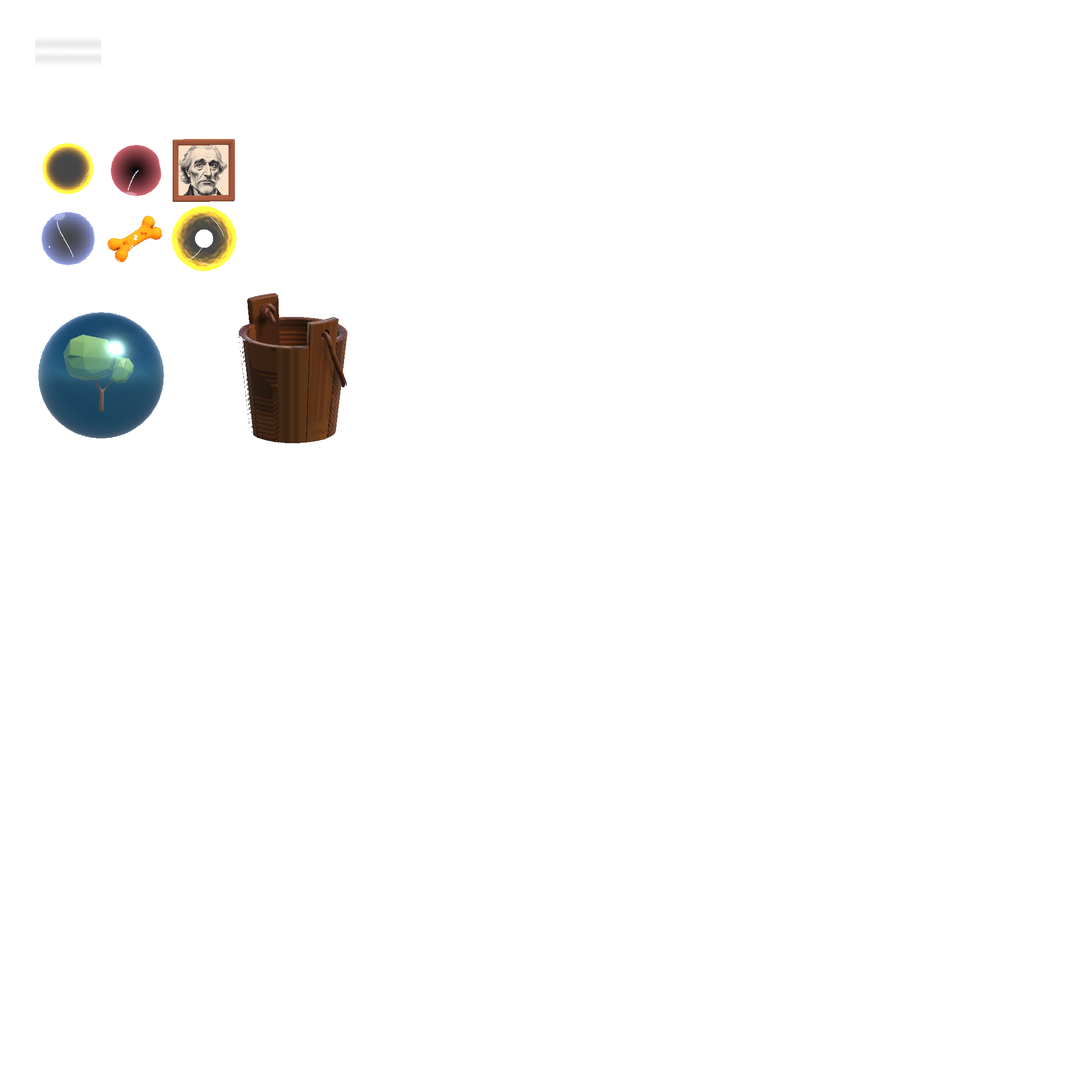
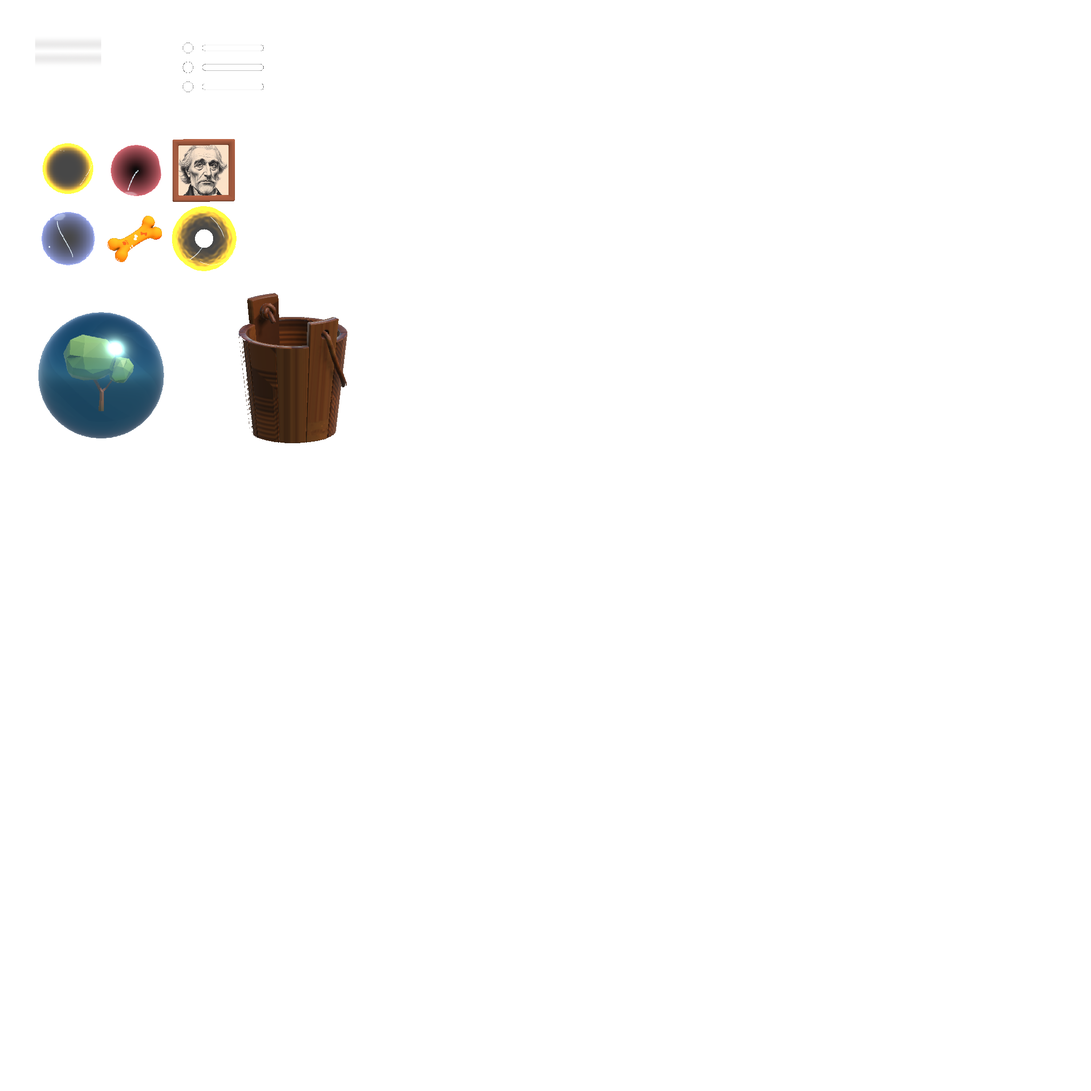
Revision of a layered 1091 x 1091 image; what changed, layer by layer:
added layer "Эллипс 1" above "Слой 6" over [182, 42, 264, 93]
